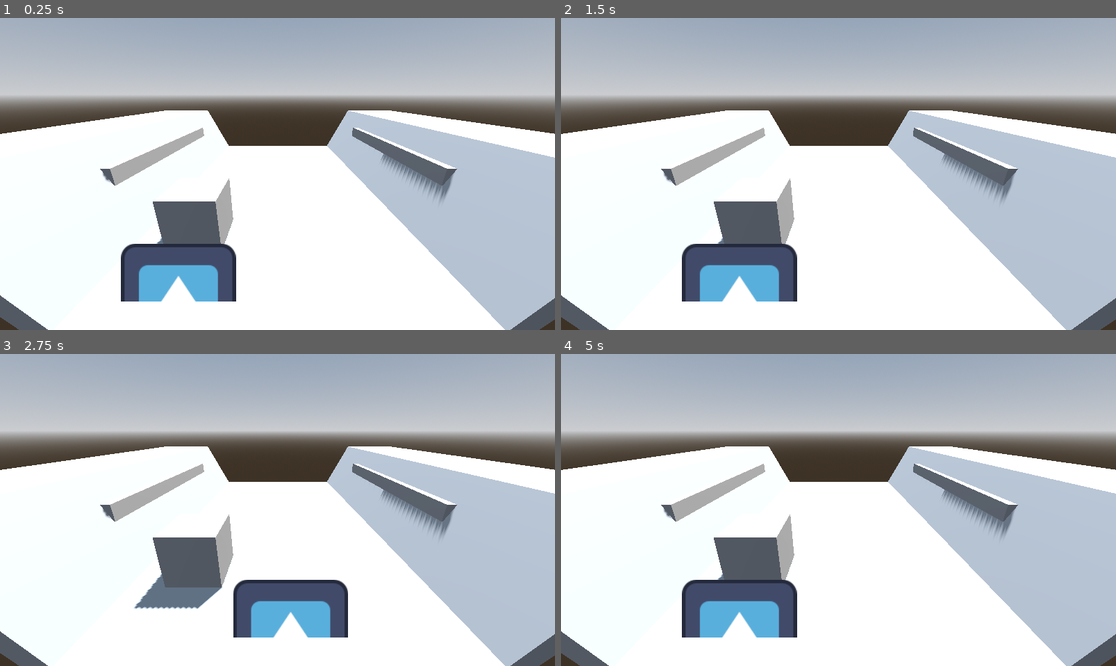
Above: before the commit, frames 1-4 (two rows, left to right).
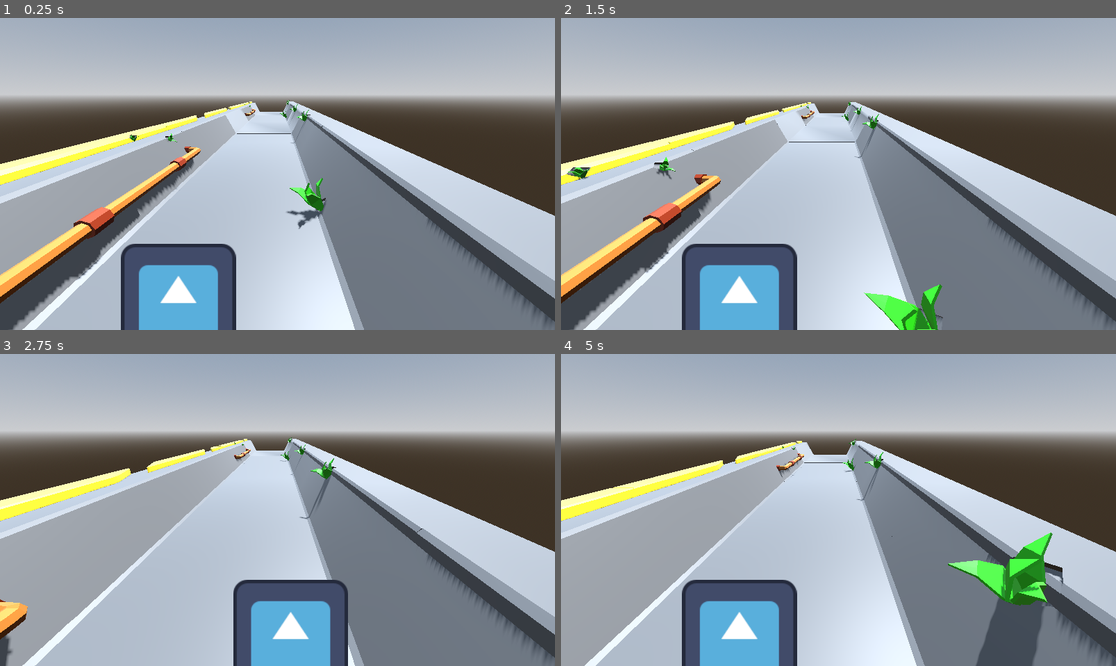
Above: after the commit, the same moments.

Repository: NahuelArrieta/RataSurfer
Game: Godot game, scene res://level/level.tscn
Two runs of this game, one before a commit and one after it. Both use one fixed random seed, a clock stepped at 60 frames per second and the inputs below. The engine's default icon, where the game draws it, is replaced by a stand-in: a white triangle on a blue panel in a dark square.
Inputs:
- Up to frame 1 (0.25 s): no input
- Up to frame 2 (1.5 s): hold Right (right) 0.53-1.28 s; hold Left (left) from 1.28 s (still down)
- Up to frame 3 (2.75 s): release Left (left) at 2.03 s; hold Right (right) from 2.03 s (still down)
- Up to frame 4 (5 s): release Right (right) at 3.53 s; hold Left (left) from 3.53 s (still down)

The runs differ from the first frame. In frame 1, 59% of the frame differs, in the area x 0-100%, y 26-100%; in frame 2, 59%; in frame 3, 60%; in frame 4, 59%.

Commit message:
added modules spawn and movement

Diff:
--- /dev/null
+++ b/level/environment_module.gd
@@ -0,0 +1,7 @@
+extends CharacterBody3D
+
+func _ready() -> void:
+	velocity = Vector3(0, 0, 10)
+
+func _physics_process(delta: float) -> void:
+	move_and_slide()
--- /dev/null
+++ b/level/environment_module.tscn
@@ -0,0 +1,6 @@
+[gd_scene load_steps=2 format=3 uid="uid://f0pg6ag1yxi4"]
+
+[ext_resource type="Script" uid="uid://b2cxmyixrkbja" path="res://level/environment_module.gd" id="1_fx73b"]
+
+[node name="EnvironmentModule" type="CharacterBody3D"]
+script = ExtResource("1_fx73b")
--- a/level/level.tscn
+++ b/level/level.tscn
@@ -1,7 +1,8 @@
-[gd_scene load_steps=6 format=3 uid="uid://b02ld6vivyc5w"]
+[gd_scene load_steps=7 format=3 uid="uid://b02ld6vivyc5w"]
 
 [ext_resource type="PackedScene" uid="uid://5ylubghgfke4" path="res://entities/player.tscn" id="1_7lnir"]
-[ext_resource type="ArrayMesh" uid="uid://bt6tbvqmfqkjq" path="res://art/object3D/Modulo0.1.obj" id="2_5gx2l"]
+[ext_resource type="Script" uid="uid://cpkv3l4p88mu7" path="res://level/module_handler.gd" id="2_5gx2l"]
+[ext_resource type="PackedScene" uid="uid://dmj5ng1b4awrq" path="res://level/module_1.tscn" id="3_qohg2"]
 
 [sub_resource type="ProceduralSkyMaterial" id="ProceduralSkyMaterial_5gx2l"]
 sky_horizon_color = Color(0.662243, 0.671743, 0.686743, 1)
@@ -29,6 +30,14 @@
 [node name="Camera3D" type="Camera3D" parent="."]
 transform = Transform3D(1, 0, 0, 0, 0.931526, 0.363674, 0, -0.363674, 0.931526, 4.41345, 8.56721, 6.37332)
 
-[node name="Modulo0_1" type="MeshInstance3D" parent="."]
-transform = Transform3D(1, 0, 0, 0, 1, 0, 0, 0, 1, 0, 0, -24.4512)
-mesh = ExtResource("2_5gx2l")
+[node name="ModuleHandler" type="Node3D" parent="."]
+script = ExtResource("2_5gx2l")
+
+[node name="Module1" parent="ModuleHandler" instance=ExtResource("3_qohg2")]
+transform = Transform3D(1, 0, 0, 0, 1, 0, 0, 0, 1, 0, 0, 30.8)
+
+[node name="Timer" type="Timer" parent="."]
+wait_time = 10.0
+autostart = true
+
+[connection signal="timeout" from="Timer" to="ModuleHandler" method="_on_timer_timeout"]
--- /dev/null
+++ b/level/module_1.tscn
@@ -0,0 +1,8 @@
+[gd_scene load_steps=3 format=3 uid="uid://dmj5ng1b4awrq"]
+
+[ext_resource type="PackedScene" uid="uid://f0pg6ag1yxi4" path="res://level/environment_module.tscn" id="1_qjg8y"]
+[ext_resource type="PackedScene" uid="uid://cj0qgxt0fag32" path="res://art/object3D/Modulo.001 (5).glb" id="3_l7v3o"]
+
+[node name="Module1" instance=ExtResource("1_qjg8y")]
+
+[node name="Modulo_001 (5)" parent="." index="0" instance=ExtResource("3_l7v3o")]
--- /dev/null
+++ b/level/module_2.tscn
@@ -0,0 +1,8 @@
+[gd_scene load_steps=3 format=3 uid="uid://b2d0kl0fx30o1"]
+
+[ext_resource type="PackedScene" uid="uid://f0pg6ag1yxi4" path="res://level/environment_module.tscn" id="1_sk7ld"]
+[ext_resource type="PackedScene" uid="uid://cthiktf3nq7kb" path="res://art/object3D/Modulo.002 (1).glb" id="2_sk7ld"]
+
+[node name="Module2" instance=ExtResource("1_sk7ld")]
+
+[node name="Modulo_002 (1)" parent="." index="0" instance=ExtResource("2_sk7ld")]
--- /dev/null
+++ b/level/module_3.tscn
@@ -0,0 +1,8 @@
+[gd_scene load_steps=3 format=3 uid="uid://ckrm365v6hkft"]
+
+[ext_resource type="PackedScene" uid="uid://f0pg6ag1yxi4" path="res://level/environment_module.tscn" id="1_fw8sk"]
+[ext_resource type="PackedScene" uid="uid://dd1h6kqilxolf" path="res://art/object3D/Modulo.003 (1).glb" id="2_fw8sk"]
+
+[node name="EnvironmentModule" instance=ExtResource("1_fw8sk")]
+
+[node name="Modulo_003 (1)" parent="." index="0" instance=ExtResource("2_fw8sk")]
--- /dev/null
+++ b/level/module_handler.gd
@@ -0,0 +1,41 @@
+extends Node3D
+
+const MODULE_1 = preload("res://Level/module_1.tscn")
+const MODULE_2 = preload("res://level/module_2.tscn")
+const MODULE_3 = preload("res://level/module_3.tscn")
+
+const MODULE_DEPTH := 30.8
+#const MODULE_DEPTH := 10
+
+
+var module_array := [MODULE_1, MODULE_2, MODULE_3]
+var marker : Marker3D
+
+func _ready() -> void:
+	_spawn_modules(5)
+
+func _spawn_modules(n):
+	var z_position
+	if marker:
+		z_position = marker.global_position.z
+	else:
+		z_position = 0
+
+	for i in range(n): # cambia 10 por la cantidad que quieras de inicio
+		print("spawning module on position: ", z_position)
+		var module_instance = module_array.pick_random().instantiate()
+		add_child(module_instance)
+		module_instance.global_position.z = z_position
+
+		z_position -= MODULE_DEPTH
+
+		if i == n-1:
+			marker = Marker3D.new()
+			module_instance.add_child(marker)
+			marker.position.z -= MODULE_DEPTH
+
+
+
+
+func _on_timer_timeout() -> void:
+	_spawn_modules(2)
Binary file added: art/object3D/Modulo.001 (2).glb
Not shown, added: art/object3D/Modulo.001 (2).glb.import
Binary file added: art/object3D/Modulo.001 (3).glb
Not shown, added: art/object3D/Modulo.001 (3).glb.import
Binary file added: art/object3D/Modulo.001 (5).glb
Not shown, added: art/object3D/Modulo.001 (5).glb.import
Binary file added: art/object3D/Modulo.002 (1).glb
Not shown, added: art/object3D/Modulo.002 (1).glb.import
Binary file added: art/object3D/Modulo.002.glb
Not shown, added: art/object3D/Modulo.002.glb.import
Binary file added: art/object3D/Modulo.003 (1).glb
Not shown, added: art/object3D/Modulo.003 (1).glb.import
(and 6 more such lines)
